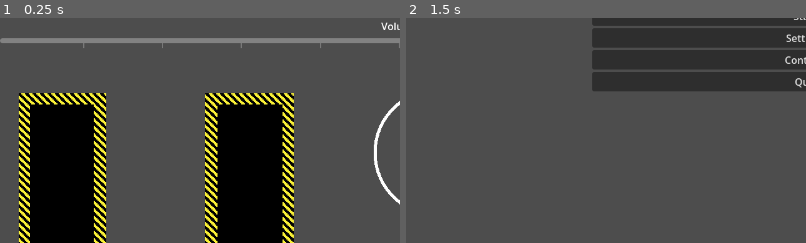
Above: before the commit, frames 1-2 (left to right).
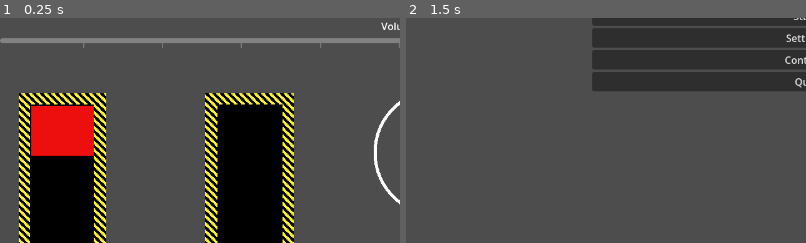
Above: after the commit, the same moments.

Repository: acidmath/DialIt
Game: Godot game, scene res://settings_menu.tscn
Two runs of this game, one before a commit and one after it. Both use one fixed random seed, a clock stepped at 60 frames per second and the inputs below. This scene is started directly instead of the project's main scene. Sound files missing from this copy of the repository are replaced by a short silence.
Inputs (mouse positions are % of the whole screen's width and height, from its top left):
- Up to frame 1 (0.25 s): no input
- Up to frame 2 (1.5 s): tap Enter at 0.5 s; drag from (45, 71) to (69, 52) at 0.52 s; click "Return" at 1.25 s
The pictures show only the part of the screen within x 0-50%, y 5-55%; the shares and areas given below are measured in that part.

The runs differ from the first frame. In frame 1, 3.5% of the frame differs, in the area x 7-24%, y 39-62%; in frame 2, nothing differs.

Commit message:
add engage area

Diff:
--- a/controls/shifter_1/shifter_1.tscn
+++ b/controls/shifter_1/shifter_1.tscn
@@ -5,9 +5,13 @@
 [ext_resource type="Texture2D" uid="uid://cu713yk268q3p" path="res://controls/shifter_1/track_sprite-2x.png" id="3_6f8rf"]
 [ext_resource type="Script" uid="uid://c1610fsudfgrm" path="res://controls/shifter_1/grab_area.gd" id="4_q6lib"]
 [ext_resource type="Texture2D" uid="uid://bkxw246jn1wdi" path="res://controls/shifter_1/grab_sprite-2x.png" id="5_wyyd8"]
+[ext_resource type="Texture2D" uid="uid://7aijthy1u8n" path="res://controls/shifter_1/engage_sprite-2x.png" id="6_vfxl3"]
 
 [sub_resource type="CircleShape2D" id="CircleShape2D_jdxie"]
 radius = 32.0
+
+[sub_resource type="RectangleShape2D" id="RectangleShape2D_6f8rf"]
+size = Vector2(100, 80)
 
 [node name="Shifter1" type="Node2D" unique_id=566806642]
 script = ExtResource("1_ai64s")
@@ -31,3 +35,12 @@
 
 [node name="Sprite2D" type="Sprite2D" parent="GrabArea/CollisionShape2D" unique_id=425834005]
 texture = ExtResource("5_wyyd8")
+
+[node name="EngageArea0" type="Area2D" parent="." unique_id=811194635]
+position = Vector2(-150, -285)
+
+[node name="CollisionShape2D" type="CollisionShape2D" parent="EngageArea0" unique_id=1185323382]
+shape = SubResource("RectangleShape2D_6f8rf")
+
+[node name="Sprite2D" type="Sprite2D" parent="EngageArea0/CollisionShape2D" unique_id=669112058]
+texture = ExtResource("6_vfxl3")
Binary file added: controls/shifter_1/engage_sprite-2x.png
Not shown, added: controls/shifter_1/engage_sprite-2x.png.import
